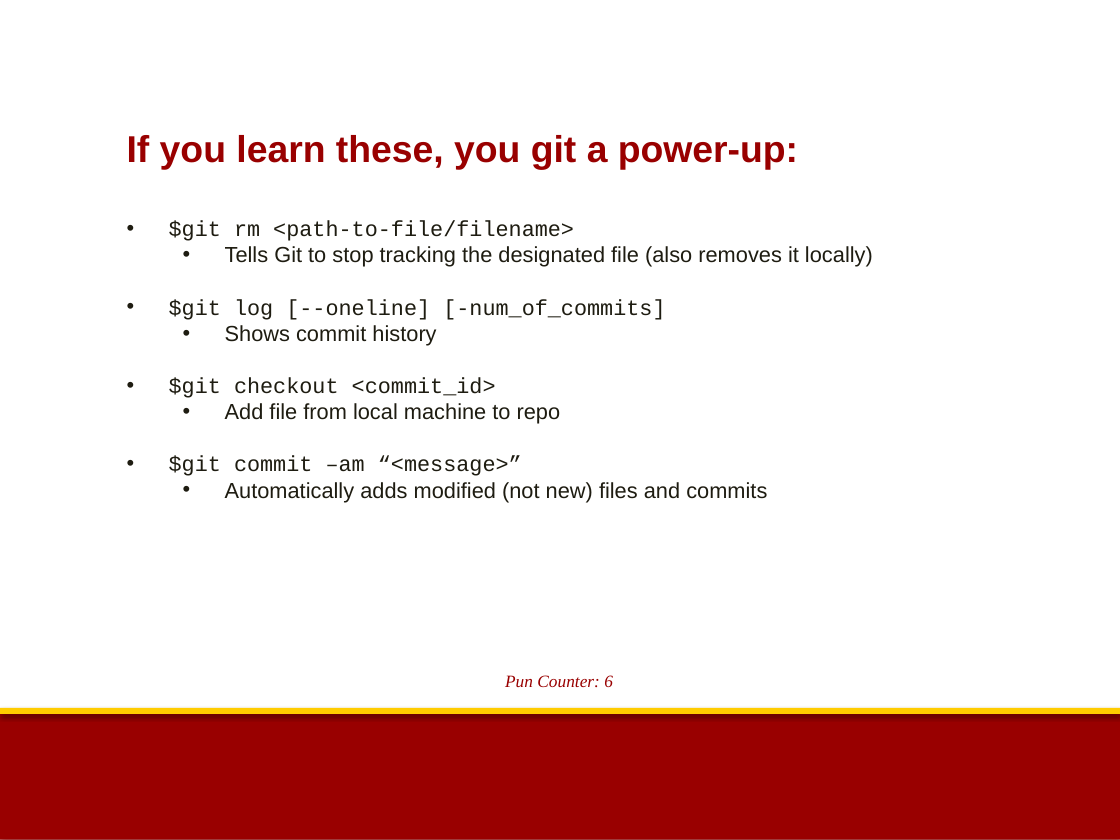
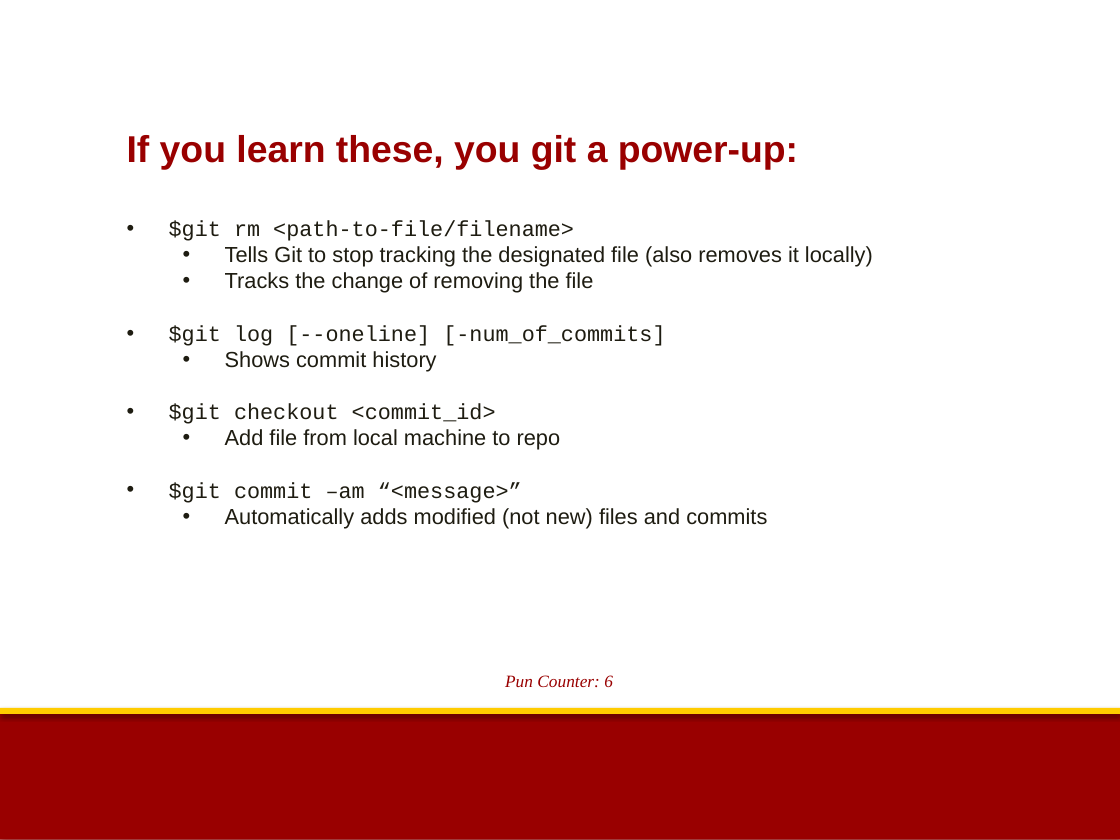
Before and after one commit to sthsher/USC_CECS, a slide deck: slide 9 of ACM/Git_Presentation.pptx. Drawn at 1120x840 pixels with LibreOffice and Linux fonts; fonts in the diff are those of the drawing; background and template pictures are left out. Boxes give left, top, right and bottom in pixels: in the first picture for what was removed or moved away, otherwise in the second. Text is boxed around its words. In the diff, an @@ line names an element or a change of style, - is before the commit and + after.

Commit message:
Updated rm

```diff
--- a/ACM/Git_Presentation.pptx
+++ b/ACM/Git_Presentation.pptx
@@ text at (225,272,594,293): paragraph added @@
+  • Tracks the change of removing the file
```
